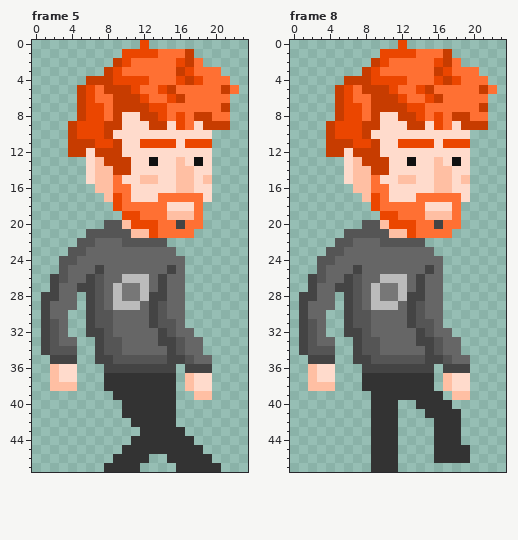
Pixel-art file -- animacije/vasko hoja plus roke.aseprite. This is how it looked before the edit.
24x48 pixels, 8 frames. Shown: frame 5, frame 8. The commit also changed other frames, which this record leaves out.
And afterwards:
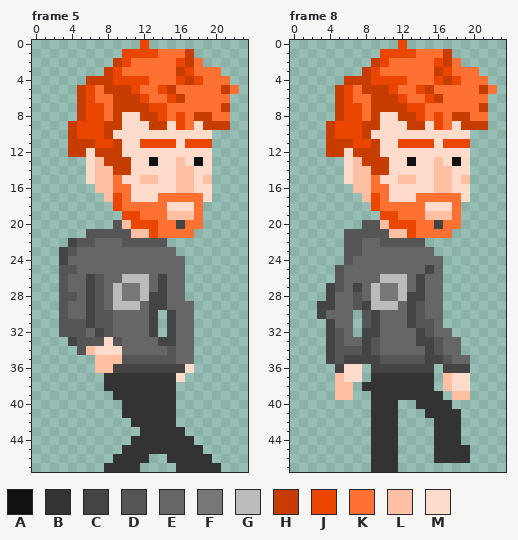
Palette (. is transparent): A #111111  B #333333  C #444444  D #555555  E #666666  F #777777  G #bbbbbb  H #c73c00  J #eb4600  K #ff7033  L #ffbfa3  M #ffdbcc
The exact change:
Frame 5:
y 20: x 8 D -> .
y 22: x 4 . -> C
y 23: x 3 . -> C; x 5 D -> E
y 24: x 3..4 DD -> CE
y 25: x 4 E -> D; x 7 C -> E; x 15 C -> E
y 26: x 2 C -> .
y 27: x 2..3 CE -> .D; x 5 C -> E
y 28: x 1..5 CCEE. -> ..DDE
y 29: x 1..3 CEE -> ..D; x 5 . -> E; x 14 D -> C; x 17 . -> E
y 30: x 1..5 CEE.. -> ..DEE; x 14..15 DE -> .C; x 17 . -> E
y 31: x 1..5 CDE.. -> ..DDD; x 14..15 DD -> .C; x 17 . -> E
y 32: x 1..6 CDE..C -> ..DDDE; x 13..15 ECD -> C.C
y 33: x 1..8 CDEE..CD -> ...CDDDM; x 16 D -> E; x 18 E -> .
y 34: x 1..9 CDDD..CDD -> ....DLMMM; x 15..16 CD -> DE; x 18 E -> .
y 35: x 2..4 CCC -> ...; x 7..9 CCD -> LLL; x 15..19 CCDEE -> DEE..
y 36: x 2..4 LMM -> ...; x 7..8 .C -> LL; x 16..19 .CCC -> CM..
y 37: x 2..4 LMM -> ...; x 16..19 .LMM -> M...
y 38: x 2..4 LLL -> ...; x 17..19 LMM -> ...
y 39: x 18..19 LL -> ..
Frame 8:
y 22: x 5 D -> .; x 7 E -> D
y 23: x 4..7 DDEE -> ..DD
y 24: x 3..6 DDEE -> ...D
y 25: x 3..5 DEE -> ..D; x 7 C -> E
y 26: x 2..7 CDEECD -> ...DEE
y 27: x 2..7 CEECCD -> ..CDEC
y 28: x 1..6 CCEE.C -> ...CEE
y 29: x 1..6 CEEE.C -> ..CCEE; x 8 E -> C
y 30: x 1..7 CEE..CD -> ..CEEE.; x 9 E -> C
y 31: x 1..7 CDE..CD -> ...CEE.; x 9 E -> C
y 32: x 1..9 CDE..CCDE -> ...CDE.CC
y 33: x 1..8 CDEE..CD -> ...CDEEC
y 34: x 1..8 CDDD..CD -> ...CDDDC
y 35: x 2..3 CC -> ..; x 5..6 .. -> DC; x 9 D -> C
y 36: x 2..8 LMM...C -> ...CMM.
y 37: x 2..8 LMM...B -> ...LMM.
y 38: x 2..6 LLL.. -> ...LL
y 39: x 5..6 .. -> LL
Where, in picture pixels (left, top, right, bottom), the same in both pictures:
changed: (41, 220, 212, 400)
changed: (299, 238, 380, 400)
